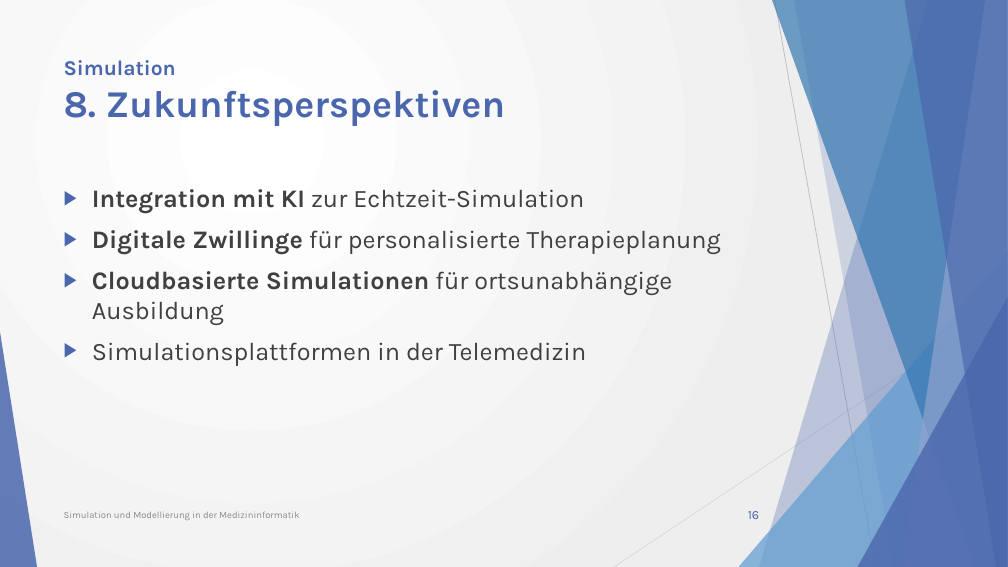
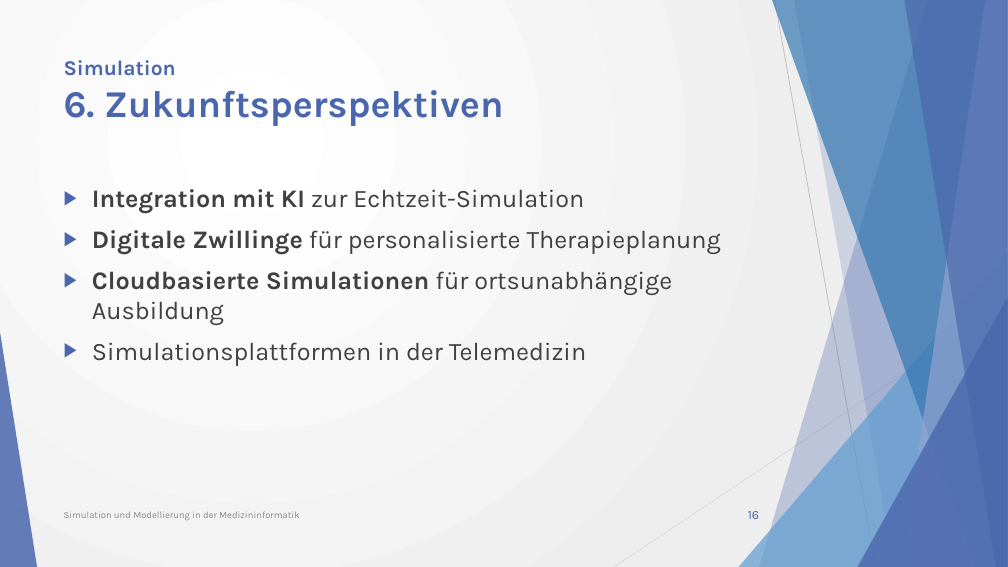
Before and after one commit to w0fl/w0fl, a slide deck: slide 16 of Simulation und Modellierung in der Medizininformatik_2.0.pptx. Drawn at 1008x567 pixels with LibreOffice and Linux fonts; fonts in the diff are those of the drawing. Boxes give left, top, right and bottom in pixels: in the first picture for what was removed or moved away, otherwise in the second. Text is boxed around its words. In the diff, an @@ line names an element or a change of style, - is before the commit and + after.

Commit message:
xx

```diff
--- a/Simulation und Modellierung in der Medizininformatik_2.0.pptx
+++ b/Simulation und Modellierung in der Medizininformatik_2.0.pptx
@@ title at [64,60,503,126]: text changed @@
-Simulation
-8. Zukunftsperspektiven
+Simulation
+6. Zukunftsperspektiven
```
Also in this commit, not shown: 2 other slides changed.
